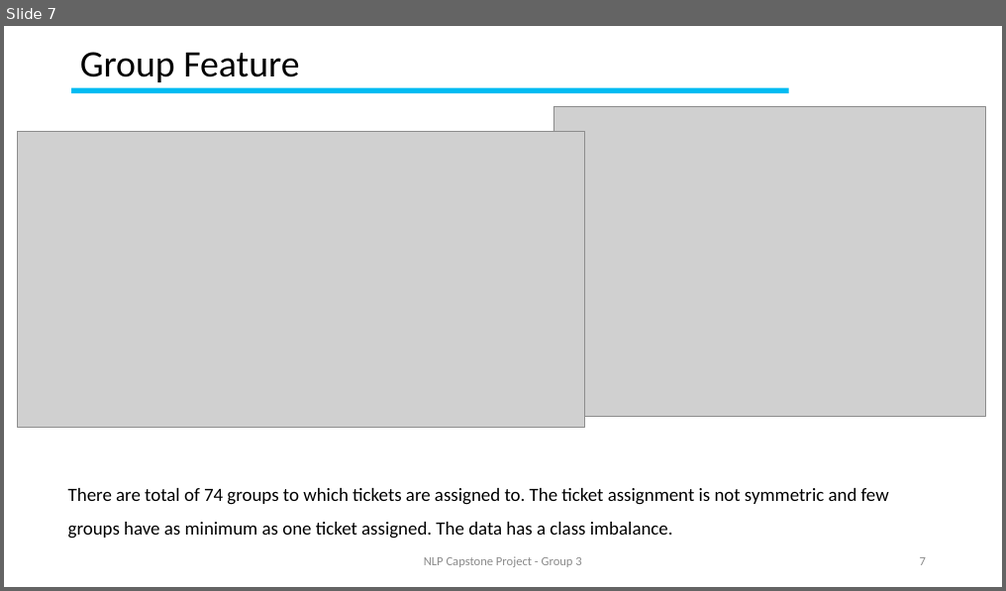
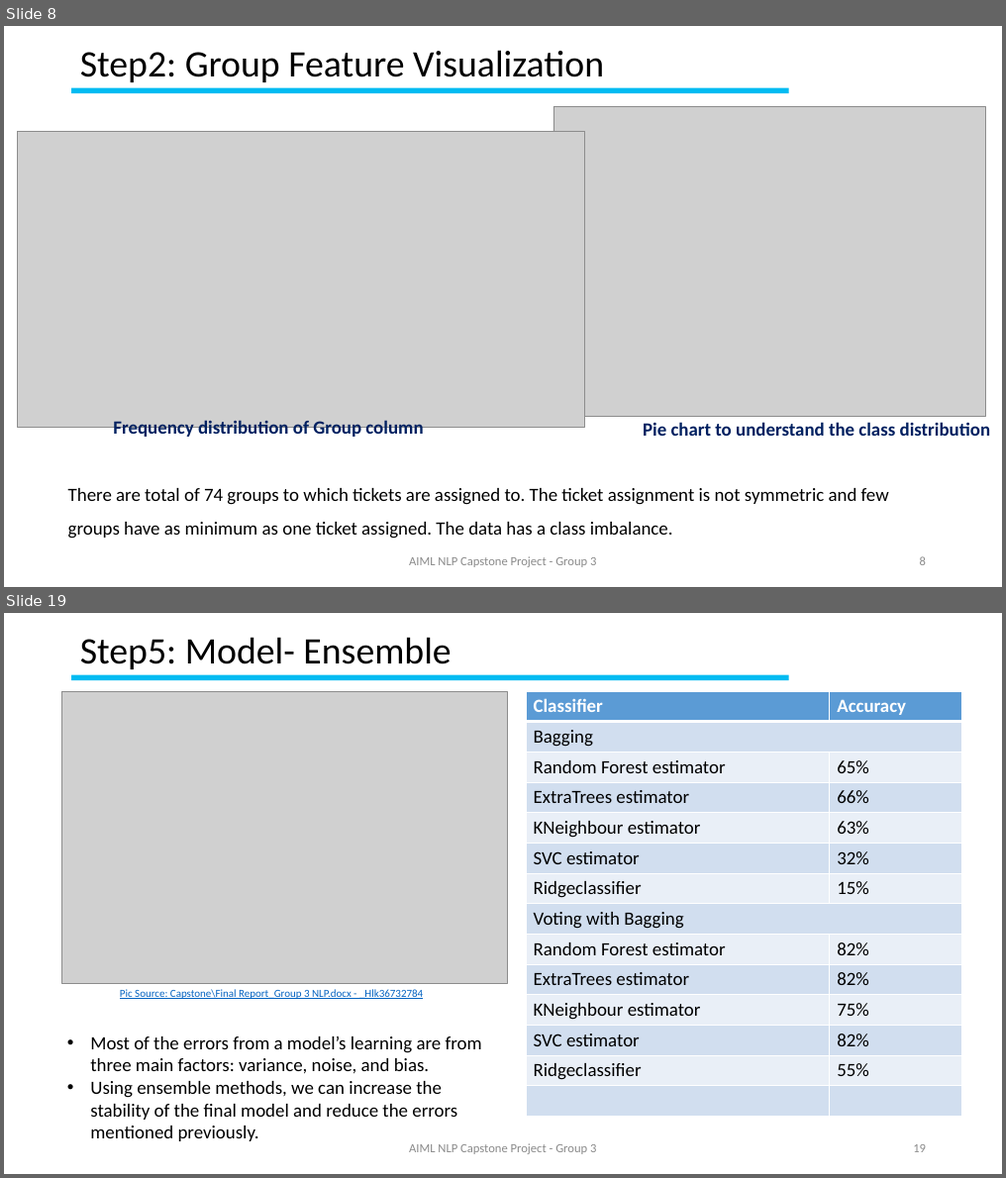
Before and after one commit to GLNLPGroup3/Capstone, a slide deck: Natural Language Processing (NLP) Application Capstone.pptx. Shown one above the other, each under a label of ours: slide 7 before the commit, slides 8 and 19 after it; the slides between them are not shown. The pictures are 1006x591 and 1006x1178 pixels, drawn with LibreOffice and Linux fonts; fonts in the diff are those of the drawing; grey boxes stand for pictures; background and template pictures are left out. Boxes give left, top, right and bottom in pixels: in the first picture for what was removed or moved away, otherwise in the second. Text is boxed around its words. In the diff, an @@ line names an element or a change of style, - is before the commit and + after.

```diff
--- a/Natural Language Processing (NLP) Application Capstone.pptx
+++ b/Natural Language Processing (NLP) Application Capstone.pptx
@@ slide 19 added at <box>4,613,1002,1174</box>, background #FFFFFF; not listed: 1 template element that a slide beside it also shows @@
@@ title added at <box>80,637,450,669</box>, 36 pt, text #000000 @@
+Step5: Model- Ensemble
@@ picture added at <box>61,691,507,984</box> @@
@@ table added at <box>526,691,961,1117</box>, 14 rows, 2 columns @@
+Classifier | Accuracy
+Bagging | 
+Random Forest estimator | 65%
+ExtraTrees estimator | 66%
+KNeighbour estimator | 63%
+SVC estimator | 32%
+Ridgeclassifier | 15%
+Voting with Bagging | 
+Random Forest estimator | 82%
+ExtraTrees estimator | 82%
+KNeighbour estimator | 75%
+SVC estimator | 82%
+Ridgeclassifier | 55%
+ | 
@@ text added at <box>120,989,423,999</box>, 10.5 pt, text #0563C1, underline @@
+Pic Source: Capstone\Final Report_Group 3 NLP.docx - _Hlk36732784
@@ text added at <box>90,1037,482,1142</box>, 18 pt, text #000000 @@
+• Most of the errors from a model’s learning are from three main factors: variance, noise, and bias.
+• Using ensemble methods, we can increase the stability of the final model and reduce the errors mentioned previously.
@@ text added at <box>409,1144,596,1155</box>, 12 pt, text #8C8C8C @@
+AIML NLP Capstone Project - Group 3
@@ page number added at <box>913,1145,926,1153</box>, 12 pt, text #8C8C8C @@
+19
@@ what was slide 7 is now slide 8 @@
@@ slide 8 changed as well @@
@@ title at <box>80,50,604,82</box>: text changed @@
-Group Feature
+Step2: Group Feature Visualization
@@ text added at <box>113,420,423,440</box>, 18 pt, text #002060, bold @@
+Frequency distribution of Group column
@@ text added at <box>643,422,991,436</box>, 18 pt, text #002060, bold @@
+Pie chart to understand the class distribution
@@ text at <box>409,557,596,568</box>: text changed @@
-NLP Capstone Project - Group 3
+AIML NLP Capstone Project - Group 3
@@ page number at <box>920,557,926,566</box>: text changed @@
-7
+8
```
Also in this commit, not shown: 9 other slides changed, 17 other slides added.
